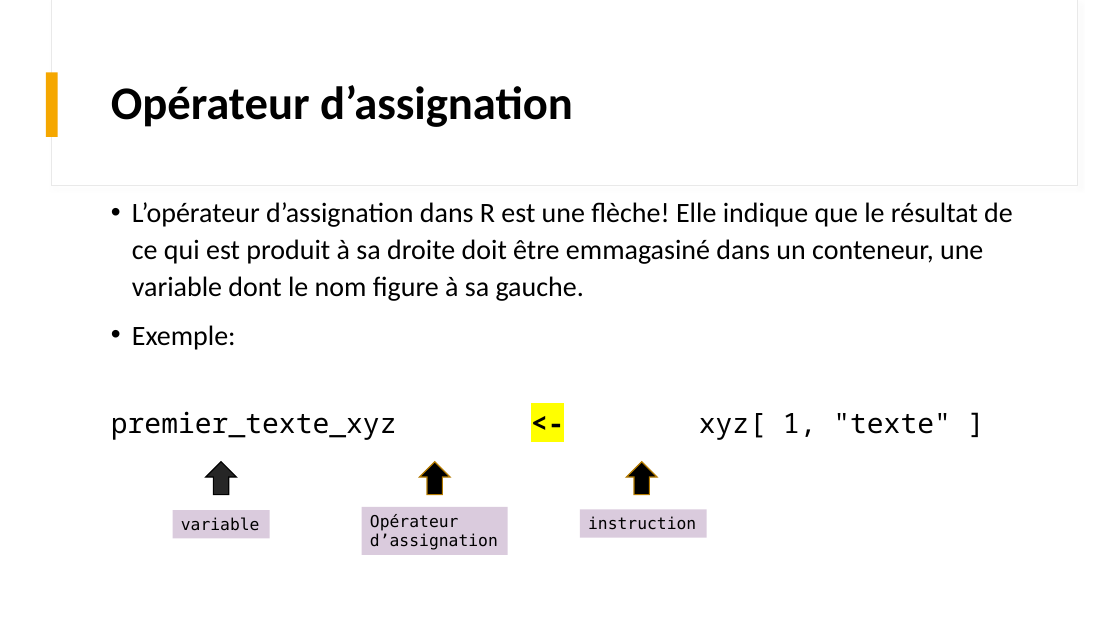
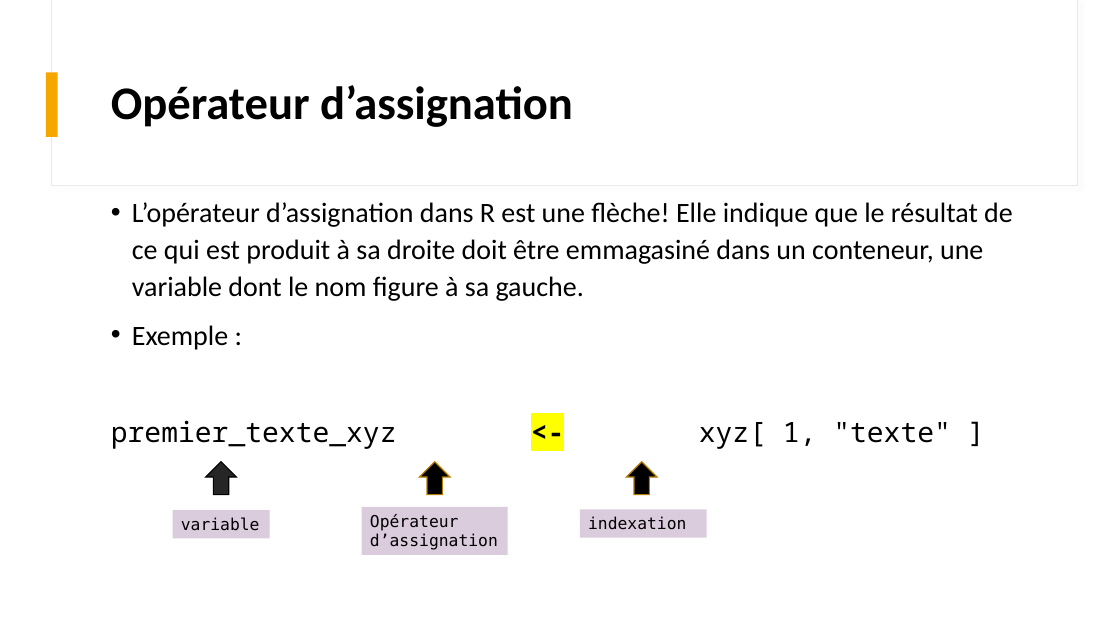
Before and after one commit to pbriss7/20230223_PB_atelier_ladirec_exploration_textes_R, a slide deck: slide 22 of Introduction_EDA_R.pptx (slide 21 before the commit). Drawn at 1120x630 pixels with LibreOffice and Linux fonts; fonts in the diff are those of the drawing. Boxes give left, top, right and bottom in pixels: in the first picture for what was removed or moved away, otherwise in the second. Text is boxed around its words. In the diff, an @@ line names an element or a change of style, - is before the commit and + after.

```diff
--- a/Introduction_EDA_R.pptx
+++ b/Introduction_EDA_R.pptx
@@ text at [132,325,228,350]: spaces changed @@
-• Exemple:
+• Exemple :
@@ text in rectangle at [588,516,686,530]: text changed @@
-instruction
+indexation
```
Also in this commit, not shown: 2 other slides changed, 1 slide added.
